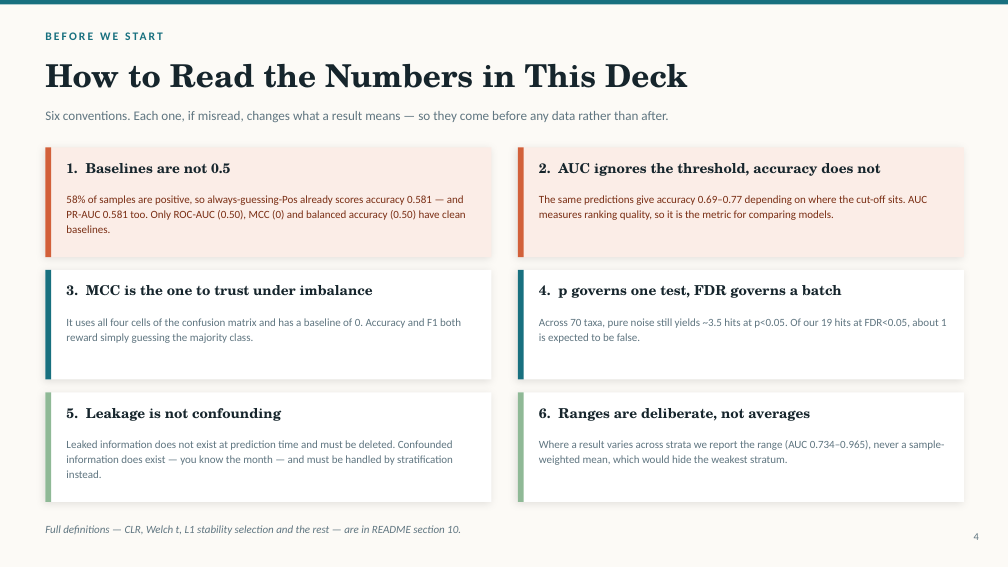
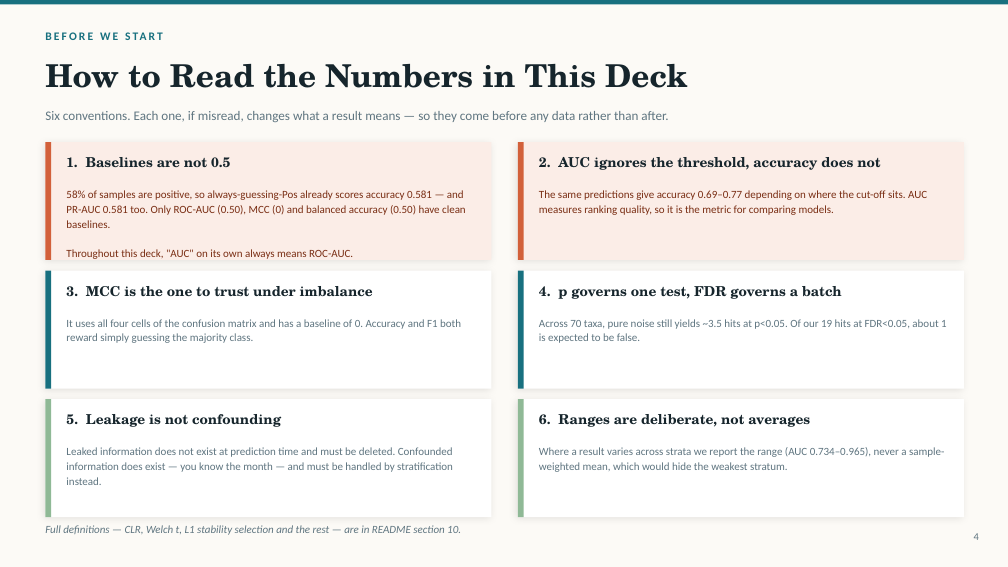
Before and after one commit to pengsihua2023/Christina-machine-learning-project, a slide deck: slide 4 of slides/Influenza_Microbiome_ML_Overview.pptx. Drawn at 1008x567 pixels with LibreOffice and Linux fonts; fonts in the diff are those of the drawing. Boxes give left, top, right and bottom in pixels: in the first picture for what was removed or moved away, otherwise in the second. Text is boxed around its words. In the diff, an @@ line names an element or a change of style, - is before the commit and + after.

```diff
--- a/slides/Influenza_Microbiome_ML_Overview.pptx
+++ b/slides/Influenza_Microbiome_ML_Overview.pptx
@@ rectangle: place and size @@
-rectangle at (45, 147, 492, 257)
+rectangle at (45, 142, 492, 260)
@@ rectangle: place and size @@
-rectangle at (45, 147, 51, 257)
+rectangle at (45, 142, 51, 260)
@@ rectangle: place and size @@
-rectangle at (518, 147, 964, 257)
+rectangle at (518, 142, 964, 260)
@@ rectangle: place and size @@
-rectangle at (518, 147, 523, 257)
+rectangle at (518, 142, 523, 260)
@@ text "1. Baselines are not 0.5": place and size @@
-text "1. Baselines are not 0.5" at (66, 163, 230, 173)
+text "1. Baselines are not 0.5" at (66, 157, 230, 167)
@@ text "2. AUC ignores the threshold, ...": place and size @@
-text "2. AUC ignores the threshold, ..." at (539, 163, 880, 176)
+text "2. AUC ignores the threshold, ..." at (539, 157, 880, 170)
@@ text "The same predictions give accuracy ...": place and size @@
-text "The same predictions give accuracy ..." at (539, 195, 927, 220)
+text "The same predictions give accuracy ..." at (539, 190, 927, 215)
@@ text at (66, 249, 353, 259): paragraph added @@
+Throughout this deck, "AUC" on its own always means ROC-AUC.
@@ rectangle: place and size @@
-rectangle at (45, 270, 492, 380)
+rectangle at (45, 271, 492, 389)
@@ rectangle: place and size @@
-rectangle at (45, 270, 51, 380)
+rectangle at (45, 271, 51, 389)
@@ rectangle: place and size @@
-rectangle at (518, 270, 964, 380)
+rectangle at (518, 271, 964, 389)
@@ rectangle: place and size @@
-rectangle at (518, 270, 523, 380)
+rectangle at (518, 271, 523, 389)
@@ rectangle: place and size @@
-rectangle at (45, 392, 492, 502)
+rectangle at (45, 399, 492, 517)
@@ rectangle: place and size @@
-rectangle at (45, 392, 51, 502)
+rectangle at (45, 399, 51, 517)
@@ text "5. Leakage is not confounding": place and size @@
-text "5. Leakage is not confounding" at (66, 408, 281, 421)
+text "5. Leakage is not confounding" at (66, 414, 281, 427)
@@ rectangle: place and size @@
-rectangle at (518, 392, 964, 502)
+rectangle at (518, 399, 964, 517)
@@ rectangle: place and size @@
-rectangle at (518, 392, 523, 502)
+rectangle at (518, 399, 523, 517)
@@ text "6. Ranges are deliberate, not ...": place and size @@
-text "6. Ranges are deliberate, not ..." at (539, 408, 810, 421)
+text "6. Ranges are deliberate, not ..." at (539, 414, 810, 427)
@@ text "Leaked information does not exist ...": place and size @@
-text "Leaked information does not exist ..." at (66, 440, 453, 478)
+text "Leaked information does not exist ..." at (66, 447, 453, 485)
@@ text "Where a result varies across ...": place and size @@
-text "Where a result varies across ..." at (539, 440, 944, 465)
+text "Where a result varies across ..." at (539, 447, 944, 472)
```
Also in this commit, not shown: 5 other files.
